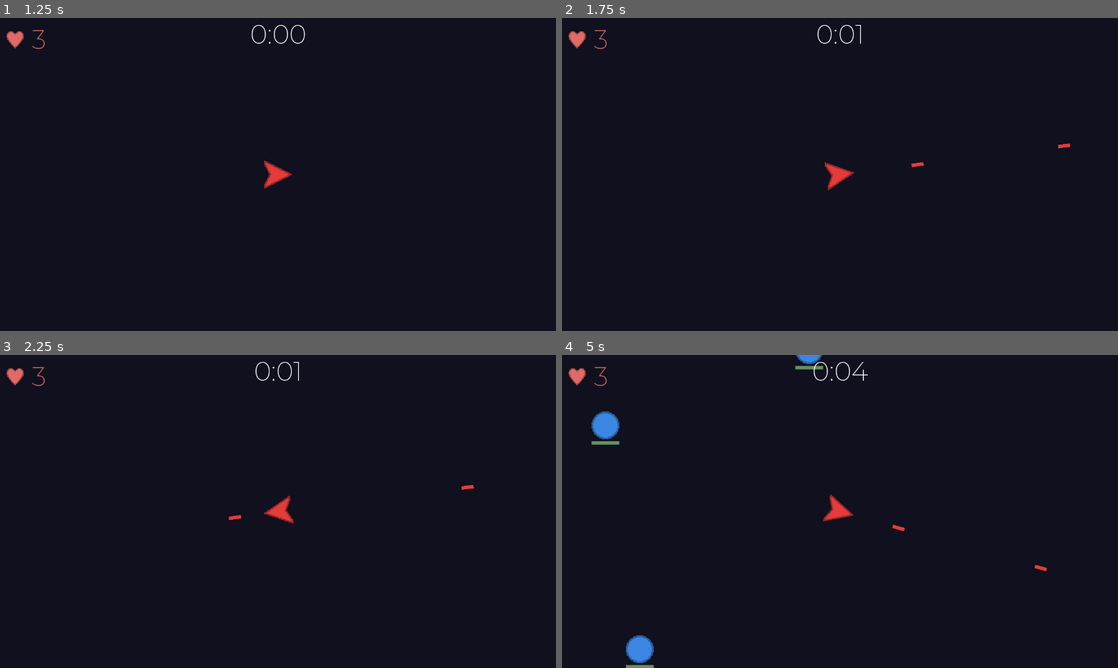
Above: before the commit, frames 1-4 (two rows, left to right).
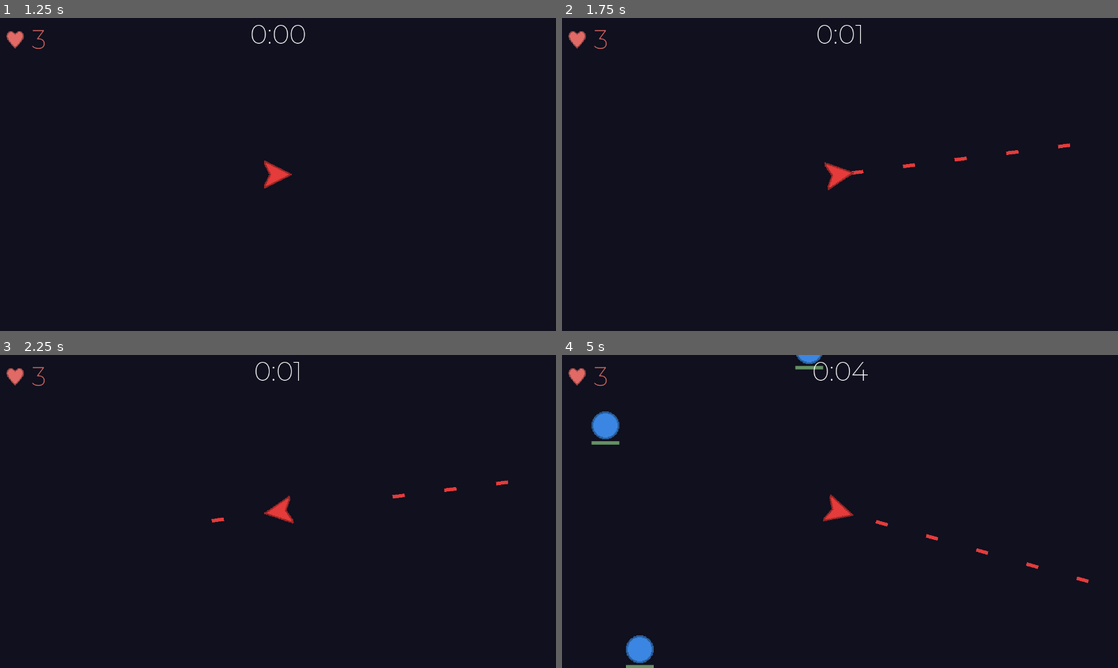
Above: after the commit, the same moments.

Repository: jordanjohnson56/shipgame
Game: Godot game, scene res://main.tscn
Same seed, same stepped clock (60 frames per second), same inputs: the game is played once before the commit and once after it.
Inputs (mouse positions are in pixels of both pictures, inside the frame that each line leads up to):
- Up to frame 1 (1.25 s): click "Start" at 0.5 s
- Up to frame 2 (1.75 s): tap Enter at 1.25 s; move the mouse to (962, 158) at 1.27 s; press the mouse at (962, 158) at 1.28 s
- Up to frame 3 (2.25 s): move the mouse to (166, 527) at 2.02 s; release the mouse at (166, 527) at 2.03 s; click (166, 527) at 2.1 s
- Up to frame 4 (5 s): move the mouse to (895, 442) at 2.77 s; press the mouse at (895, 442) at 2.78 s; move the mouse to (812, 574) at 3.52 s; release the mouse at (812, 574) at 3.53 s; click (812, 574) at 3.6 s; move the mouse to (1006, 558) at 4.27 s; press the mouse at (1006, 558) at 4.28 s

Frame 1 is identical in both runs. In frame 2, 0.1% of the frame differs, in the area x 52-83%, y 42-50%; in frame 3, 0.2%; in frame 4, 0.2%, in the area x 56-95%, y 52-73%.

Commit message:
Increase fire rate and randomize pitch when firing

Diff:
--- a/main.gd
+++ b/main.gd
@@ -19,7 +19,7 @@
             shot.position = $Player.position
             add_child(shot)
             $FireCooldown.start()
-            $FireSound.play()
+            play_fire_sound()
 
 
 func start_game():
@@ -65,3 +65,10 @@
 func _on_difficulty_timer_timeout():
     var new_wait_time = clamp($EnemySpawnTimer.wait_time - 0.05, 0.05, 1)
     $EnemySpawnTimer.wait_time = new_wait_time
+
+
+func play_fire_sound():
+    # Pick random fire sound
+    var child_index = randi_range(0, $FireSounds.get_child_count() - 1)
+    var fire_sound = $FireSounds.get_child(child_index)
+    fire_sound.play()
--- a/main.tscn
+++ b/main.tscn
@@ -41,13 +41,8 @@
 visible = false
 
 [node name="FireCooldown" type="Timer" parent="."]
-wait_time = 0.25
+wait_time = 0.075
 one_shot = true
-
-[node name="FireSound" type="AudioStreamPlayer" parent="."]
-stream = ExtResource("3_fqxxp")
-volume_db = 10.0
-bus = &"FX"
 
 [node name="EnemySpawns" type="Path2D" parent="."]
 curve = SubResource("Curve2D_w5d2k")
@@ -73,6 +68,28 @@
 one_shot = true
 explosiveness = 1.0
 
+[node name="FireSounds" type="Node" parent="."]
+
+[node name="FireSoundHigh" type="AudioStreamPlayer" parent="FireSounds"]
+stream = ExtResource("3_fqxxp")
+volume_db = 10.0
+max_polyphony = 10
+bus = &"FX"
+
+[node name="FireSoundMid" type="AudioStreamPlayer" parent="FireSounds"]
+stream = ExtResource("3_fqxxp")
+volume_db = 10.0
+pitch_scale = 0.95
+max_polyphony = 10
+bus = &"FX"
+
+[node name="FireSoundLow" type="AudioStreamPlayer" parent="FireSounds"]
+stream = ExtResource("3_fqxxp")
+volume_db = 10.0
+pitch_scale = 0.9
+max_polyphony = 10
+bus = &"FX"
+
 [connection signal="died" from="Player" to="." method="game_over"]
 [connection signal="hurt" from="Player" to="." method="_on_player_hurt"]
 [connection signal="timeout" from="EnemySpawnTimer" to="." method="spawn_enemy"]
--- a/projectile.gd
+++ b/projectile.gd
@@ -1,7 +1,7 @@
 extends Area2D
 
 @export var speed: float = 600.0
-@export var damage: float = 1.0
+@export var damage: float = 0.5
 var explosion_scene = preload("res://explode_particles.tscn")
 
 # Called when the node enters the scene tree for the first time.
